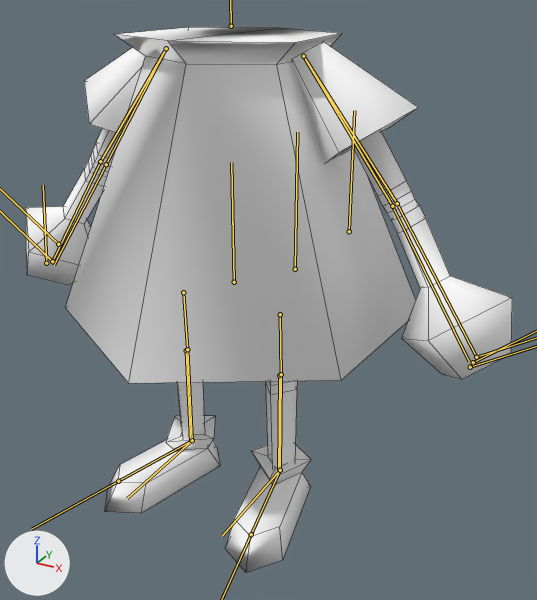
What one commit did to the FBX model GoldTeamProjMain/Assets/Models/MainBipedBody.fbx.
The view is the same before and after, from a camera (50 mm lens) standing at (0.0428, -0.0698, 0.058) and looking at (0.004, 0.0009, 0.0227). The lights are fixed; the arrows at lower left show +X, +Y and +Z. Both versions are drawn at the pose saved in each file; the numbers are the values there. The bones that bend it are drawn over the model as lines. Mesh edges are drawn as thin lines.

In view in the first picture: 'Body_Mesh'.
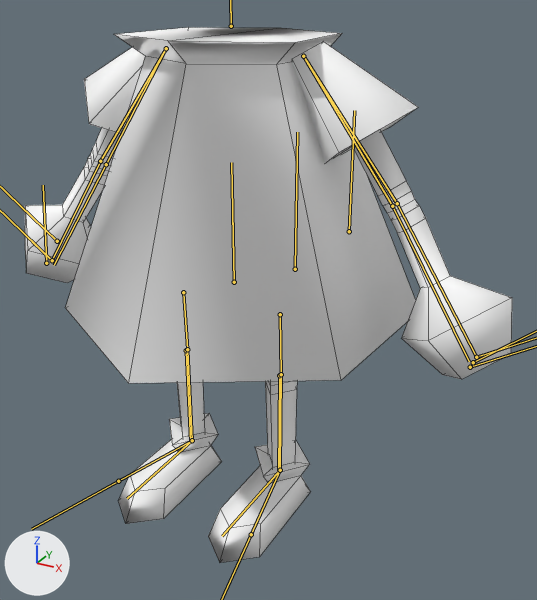
Location of each change, [x1, y1, x2, y2] in pixels of the pictures (537 x 600 px):
'Body_Mesh', posed
    before: [26, 27, 512, 573]
    after: [25, 27, 512, 563]

What the commit changed:
Bone 'L_Leg_RK_Jnt_03' (bone_l_leg_rk_jnt_03) turns from (-2, 2, 12) to (0, 0, 0) degrees about its own x, y and z.
Bone 'R_Leg_RK_Jnt_03' (bone_r_leg_rk_jnt_03) turns from (0, 0, -15) to (0, 0, 0) degrees about its own x, y and z.
